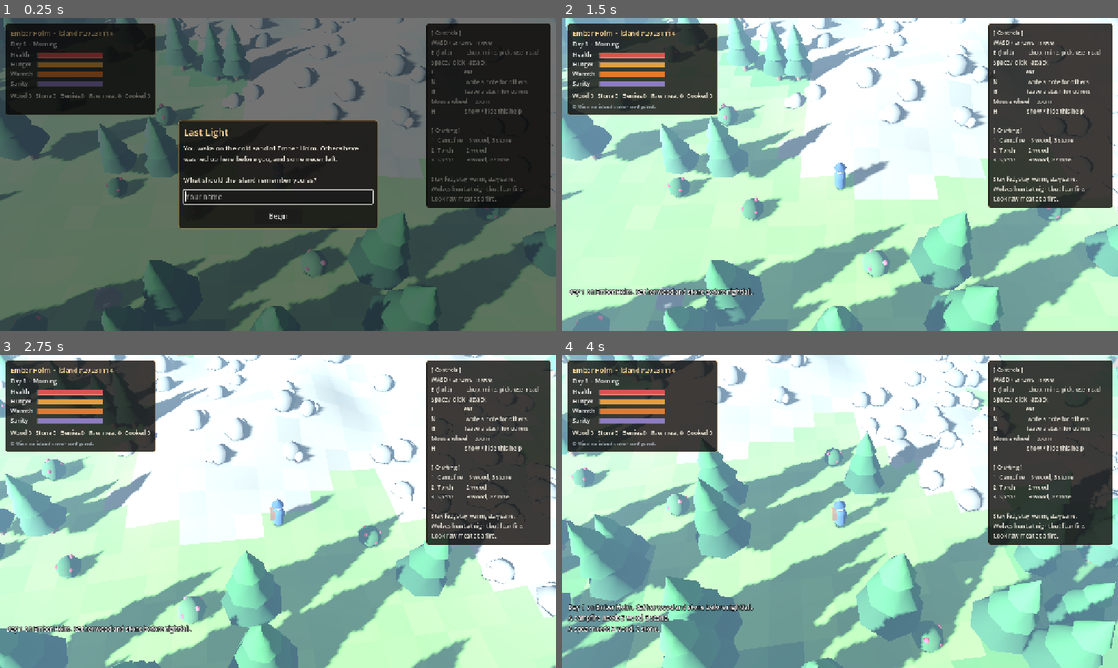
Above: before the commit, frames 1-4 (two rows, left to right).
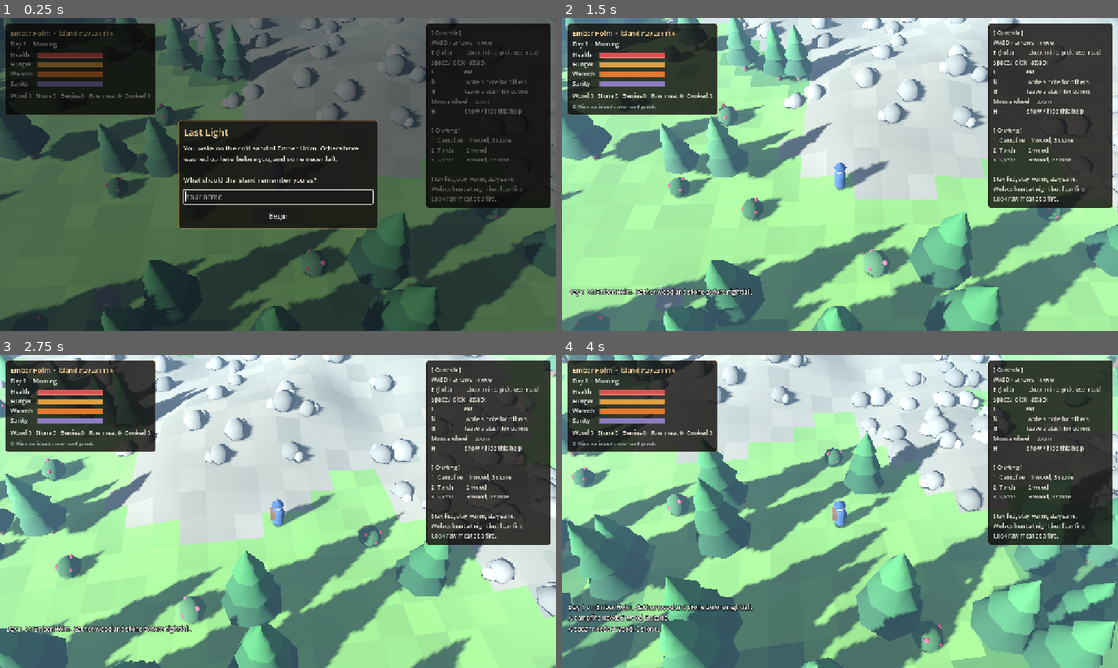
Above: after the commit, the same moments.

Repository: Albsoldier/Army-Medieval-
Game: Godot game, scene res://scenes/main.tscn
Same seed, same stepped clock (60 frames per second), same inputs: the game is played once before the commit and once after it.
Inputs (mouse positions are in pixels of both pictures, inside the frame that each line leads up to):
- Up to frame 1 (0.25 s): no input
- Up to frame 2 (1.5 s): click (840, 196) at 0.52 s; type "Alex" at 0.6 s; click "Begin" at 1.25 s
- Up to frame 3 (2.75 s): move the mouse to (400, 495) at 2.02 s; hold D (move_right) from 2.03 s (still down); hold Space (attack) from 2.03 s (still down); click (400, 495) at 2.17 s
- Up to frame 4 (4 s): move the mouse to (728, 527) at 2.77 s; release D (move_right) at 2.78 s; release Space (attack) at 2.78 s; hold S (move_down) 2.78-3.53 s; tap 1 (craft_campfire) at 2.85 s; move the mouse to (895, 442) at 3.52 s; hold D (move_right) from 3.53 s (still down); hold 3 (craft_spear) from 3.53 s (still down)

The runs differ from the first frame. In frame 2, 77% of the frame differs, in the area x 0-100%, y 0-100%; in frame 3, 76%; in frame 4, 76%.

Commit message:
Fix washed-out daytime colours in 3D
Vertex and instance colours were read as linear, which made the terrain and
props pale. Mark them as sRGB, and tone down daytime ambient light, sun
strength, dusk tint and fog.

Co-Authored-By: Claude Opus 5.5 <noreply@anthropic.com>
Claude-Session: https://claude.ai/code/session_01MPQsoYU4m9GjPH9jr69ReG

Diff:
--- a/last-light/game/scripts/main.gd
+++ b/last-light/game/scripts/main.gd
@@ -325,7 +325,7 @@
 	env.ambient_light_source = Environment.AMBIENT_SOURCE_COLOR
 	env.tonemap_mode = Environment.TONE_MAPPER_FILMIC
 	env.fog_enabled = true
-	env.fog_density = 0.018
+	env.fog_density = 0.008
 	var world_env := WorldEnvironment.new()
 	world_env.environment = env
 	add_child(world_env)
@@ -355,14 +355,14 @@
 	var moon := Vector3(-50.0, 30.0, 0.0)
 	var angles := Vector3(sun_pitch, sun_yaw, 0.0).lerp(moon, clampf((n - 0.5) * 2.0, 0.0, 1.0))
 	sun.rotation_degrees = angles
-	sun.light_color = _sky_blend(Color(1.0, 0.96, 0.88), Color(1.0, 0.6, 0.35), Color(0.55, 0.65, 1.0), n)
-	sun.light_energy = lerpf(1.25, 0.1, n)
+	sun.light_color = _sky_blend(Color(1.0, 0.96, 0.88), Color(1.0, 0.72, 0.5), Color(0.55, 0.65, 1.0), n)
+	sun.light_energy = lerpf(1.0, 0.1, n)
 
 	var sky := _sky_blend(Color(0.58, 0.77, 0.94), Color(0.93, 0.56, 0.38), Color(0.02, 0.03, 0.07), n)
 	env.background_color = sky
 	env.fog_light_color = sky
-	env.ambient_light_color = _sky_blend(Color(0.62, 0.66, 0.75), Color(0.6, 0.45, 0.42), Color(0.05, 0.06, 0.12), n)
-	env.ambient_light_energy = 1.0
+	env.ambient_light_color = _sky_blend(Color(0.62, 0.68, 0.8), Color(0.55, 0.47, 0.5), Color(0.05, 0.06, 0.12), n)
+	env.ambient_light_energy = lerpf(0.55, 1.0, n)
 
 
 func _update_camera(delta: float) -> void:
--- a/last-light/game/scripts/world.gd
+++ b/last-light/game/scripts/world.gd
@@ -339,6 +339,7 @@
 
 	var mat := StandardMaterial3D.new()
 	mat.vertex_color_use_as_albedo = true
+	mat.vertex_color_is_srgb = true  # our colours are sRGB, like everywhere else in Godot
 	mat.roughness = 1.0
 	mat.cull_mode = BaseMaterial3D.CULL_DISABLED
 
@@ -424,6 +425,7 @@
 			inst.multimesh = mm
 			var mat := StandardMaterial3D.new()
 			mat.vertex_color_use_as_albedo = true
+			mat.vertex_color_is_srgb = true
 			mat.roughness = 0.95
 			inst.material_override = mat
 			add_child(inst)
